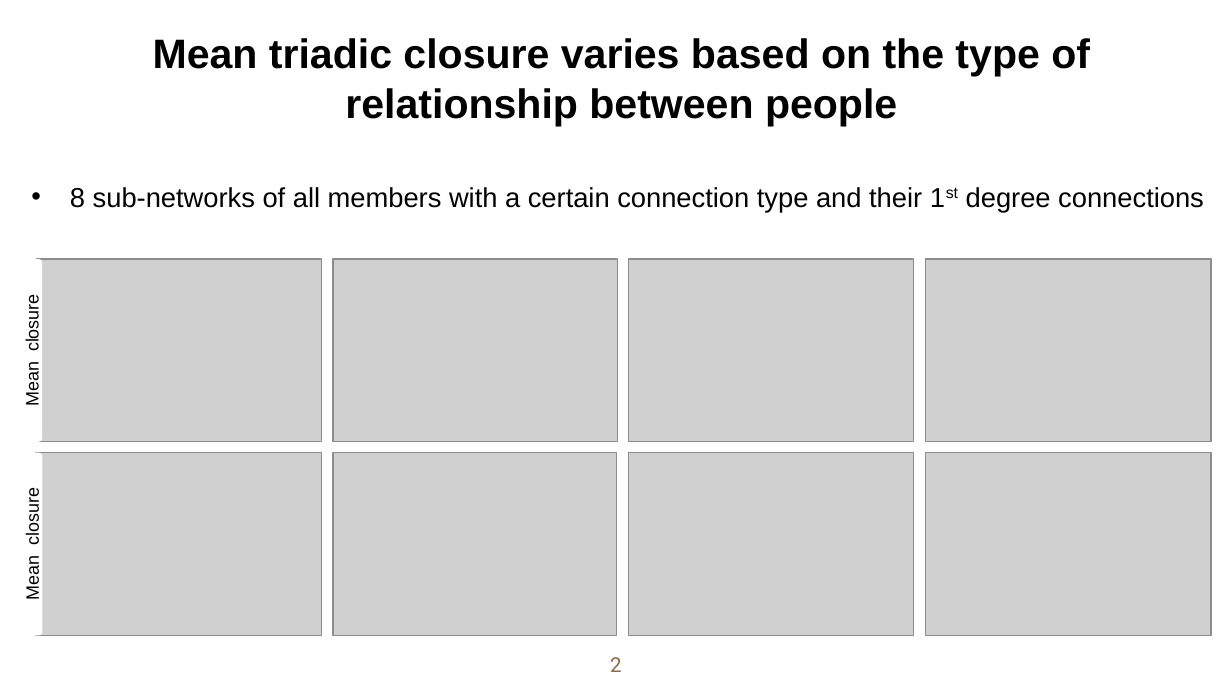
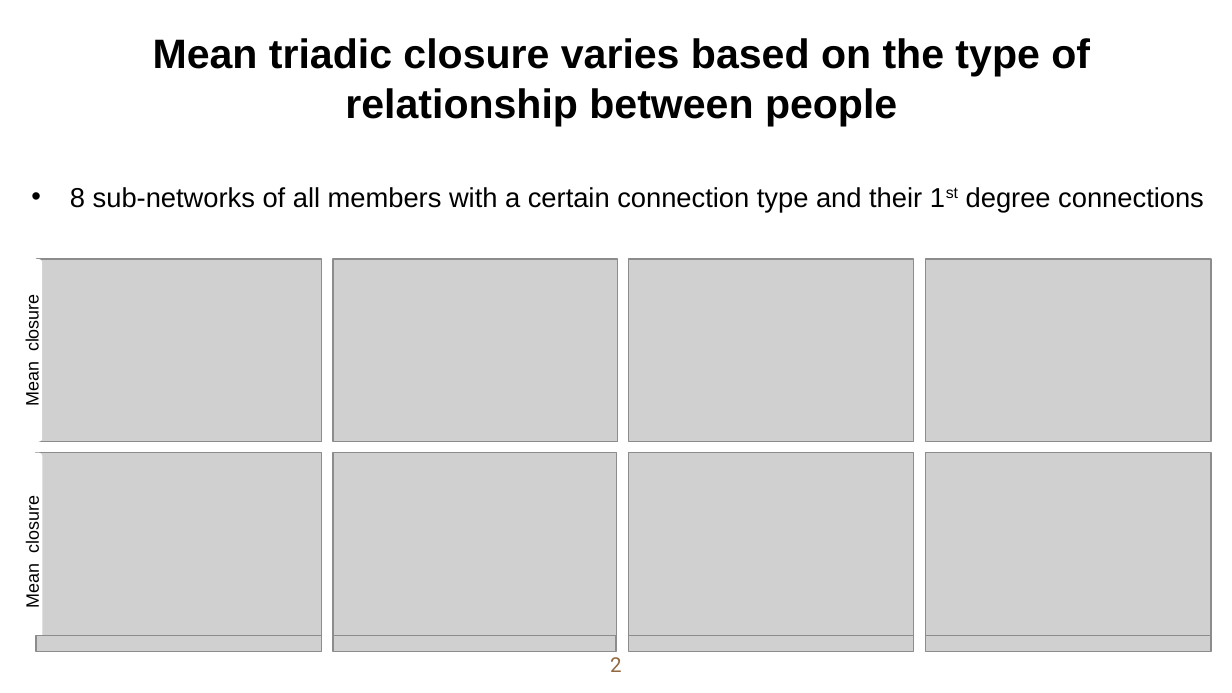
Before and after one commit to alex-luwenhui/MSBA-Team6-BaconProject, a slide deck: slide 2 of Mira slides.pptx. Drawn at 1232x693 pixels with LibreOffice and Linux fonts; fonts in the diff are those of the drawing; grey boxes stand for pictures; background and template pictures are left out. Boxes give left, top, right and bottom in pixels: in the first picture for what was removed or moved away, otherwise in the second. Text is boxed around its words. In the diff, an @@ line names an element or a change of style, - is before the commit and + after.

```diff
--- a/Mira slides.pptx
+++ b/Mira slides.pptx
@@ rounded rectangle "Mean closure": place and size @@
-rounded rectangle "Mean closure" at (21,452,42,634)
+rounded rectangle "Mean closure" at (21,452,42,650)
@@ picture added at (36,636,322,652) @@
@@ picture added at (333,636,616,652) @@
@@ picture added at (628,636,913,652) @@
@@ picture added at (925,636,1211,652) @@
```
Also in this commit, not shown: 1 other slide changed, 2 slides added, 26 slides removed, 5 other files.
